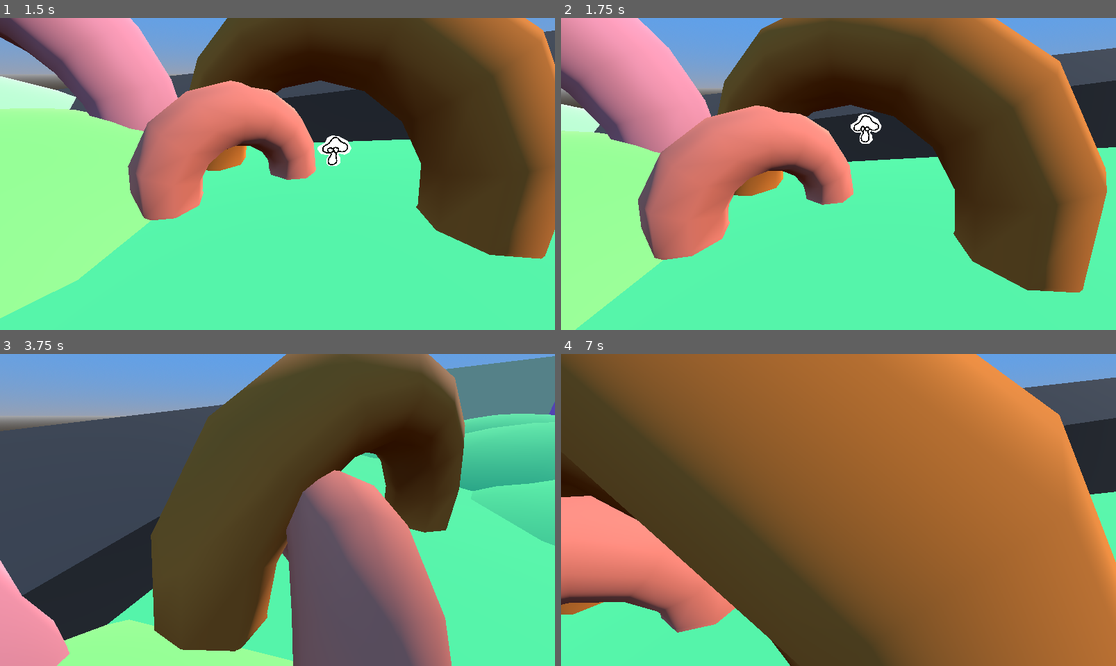
Above: before the commit, frames 1-4 (two rows, left to right).
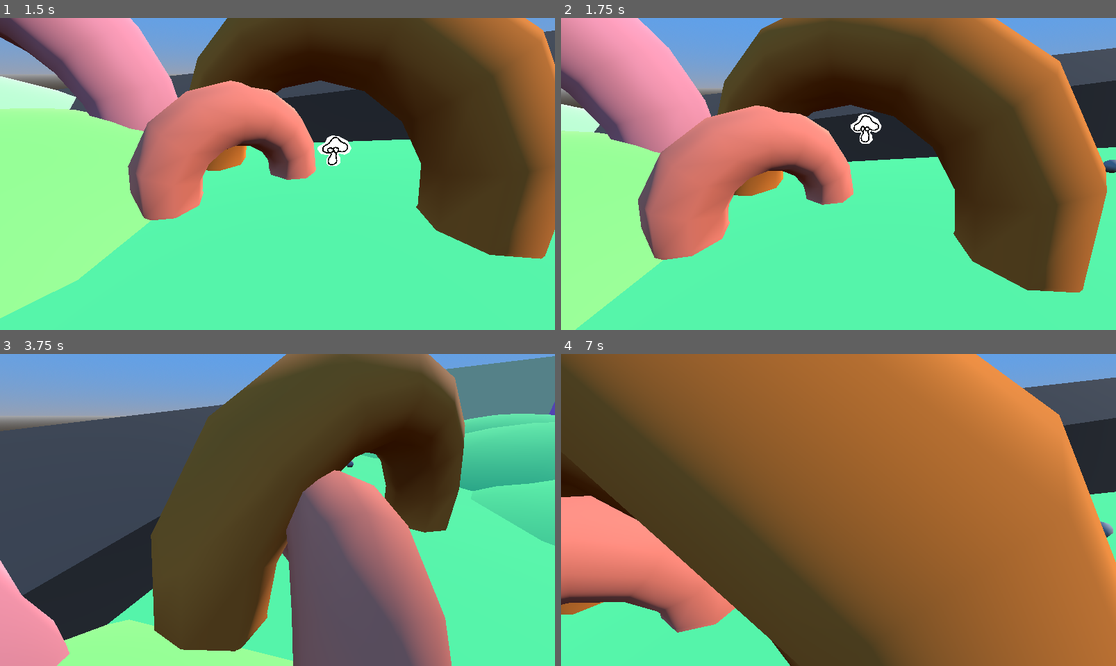
Above: after the commit, the same moments.

Repository: rvvts/mushroomgame
Game: Godot game, scene res://scenes/title_screen.tscn
Same seed, same stepped clock (60 frames per second), same inputs: the game is played once before the commit and once after it.
Inputs:
- Up to frame 1 (1.5 s): click "play" at 0.5 s; hold W (move_up) from 1.28 s (still down); tap E (command_children_come) at 1.35 s
- Up to frame 2 (1.75 s): keep holding W (move_up); tap Space (jump) at 1.52 s
- Up to frame 3 (3.75 s): tap Q (command_children_wait) at 2.1 s; tap Space (jump) at 2.27 s; release W (move_up) at 2.78 s; hold A (move_left) from 2.78 s (still down); tap Tab (cycle_camera) at 2.85 s; tap E (command_children_come) at 3.6 s
- Up to frame 4 (7 s): tap Space (jump) at 3.77, 4.52, 5.27, 6.77 s; release A (move_left) at 4.28 s; hold S (move_down) 4.28-5.03 s; tap Q (command_children_wait) at 4.35, 6.6 s; tap Enter at 5 s; hold D (move_right) 5.03-5.78 s; tap Tab (cycle_camera) at 5.1 s; hold W (move_up) 5.78-6.53 s; tap E (command_children_come) at 5.85 s; hold D (move_right) from 6.53 s (still down)

Frame 1 is identical in both runs. In frame 2, less than 0.1% of the frame differs, in the area x 97-100%, y 45-50%; in frame 3, less than 0.1%; in frame 4, less than 0.1%.

Commit message:
Start on level transition logic

Diff:
--- a/autoloads/event_bus.gd
+++ b/autoloads/event_bus.gd
@@ -2,3 +2,5 @@
 
 signal player_died
 signal camera_move(offset: Vector3) # when the camera direction changes; offset is the new camera offset from the player
+
+signal teleport_player(to: Vector3)
--- /dev/null
+++ b/autoloads/level_manager.gd
@@ -0,0 +1,18 @@
+extends Node
+
+func change_to(level: LevelResource, transition_name: String) -> void:
+    var level_scene : PackedScene = load(level.scene_path)
+    var new_level : Node = level_scene.instantiate()
+    var new_transition : LevelTransition = new_level.find_child(transition_name)
+
+    if is_instance_valid(new_transition):
+        var level_container = get_tree().root.get_node("GameplayScreen").get_children()
+        for child in level_container:
+            if child != new_level:
+                child.queue_free()
+
+        get_tree().root.get_node("GameplayScreen").add_child(new_level)
+        EventBus.emit_signal("teleport_player", new_transition.spawn_marker.global_position)
+        print(new_transition.spawn_marker.global_position)
+    else:
+        print("Transition not found in new level scene.")
--- a/components/level_resource.gd
+++ b/components/level_resource.gd
@@ -1,5 +1,15 @@
+## General purpose resource that represents a level in the game.
+## Contains the scene path and other metadata about the level.
 class_name LevelResource
 extends Resource
 
 ## The scene to load when the player enters this level.
-@export var scene: PackedScene
+@export var scene_path: String
+
+## The name of the level.
+@export var name: String
+
+## The description of the level.
+@export var description: String
+
+# So on and so forth...
--- a/components/level_transition.gd
+++ b/components/level_transition.gd
@@ -1,9 +1,15 @@
 class_name LevelTransition
 extends Area3D
 
-## Level resources contain the packed scene and other metadata.
-@export var go_to_level: LevelResource
+@export var level_resource: LevelResource
 
-## The player will be placed in front of the `area_target` when they are sent to the new scene.
-## The name should be the same as the node in the target scene.
-@export var area_target: String
+## Where the player will spawn when they enter this level.
+@export var spawn_marker: Marker3D
+
+func _ready():
+    body_entered.connect(_on_body_entered)
+
+func _on_body_entered(body: Node) -> void:
+    if body is Mommy:
+        if is_instance_valid(level_resource):
+            LevelManager.change_to(level_resource, self.name)
--- a/project.godot
+++ b/project.godot
@@ -18,6 +18,7 @@
 [autoload]
 
 EventBus="*res://autoloads/event_bus.gd"
+LevelManager="*res://autoloads/level_manager.gd"
 
 [dotnet]
 
--- /dev/null
+++ b/resources/levels/empty_level.tres
@@ -0,0 +1,7 @@
+[gd_resource type="Resource" script_class="LevelResource" load_steps=2 format=3 uid="uid://cq1olkamholfh"]
+
+[ext_resource type="Script" path="res://components/level_resource.gd" id="2_x753a"]
+
+[resource]
+script = ExtResource("2_x753a")
+scene_path = "res://scenes/empty_level.tscn"
--- a/resources/levels/placeholder_level.tres
+++ b/resources/levels/placeholder_level.tres
@@ -4,3 +4,6 @@
 
 [resource]
 script = ExtResource("1_67xoa")
+scene_path = "res://scenes/placeholder_level.tscn"
+name = ""
+description = ""
--- a/scenes/characters/mommy_mushroom.gd
+++ b/scenes/characters/mommy_mushroom.gd
@@ -11,6 +11,7 @@
 # collision layer = none
 # collision mask = 32 (camera_zone)
 #===============================================================================
+class_name Mommy
 extends CharacterBody3D
 
 var speed := 10.0
@@ -28,6 +29,7 @@
 func _ready():
 	add_to_group("parents")
 	EventBus.camera_move.connect(_on_camera_move)
+	EventBus.teleport_player.connect(_on_teleport_player)
 
 func _on_camera_move(offset: Vector3):
 	offset.y = 0
@@ -111,3 +113,9 @@
 func _on_child_detector_body_entered(body):
 	if body.is_in_group("children"):
 		body.parent_mushroom = self
+
+func _on_teleport_player(position: Vector3):
+	global_position = position
+	velocity = Vector3.ZERO
+	horizontal_camera_angle = new_horizontal_camera_angle
+	is_secondary_angle = false
--- a/scenes/characters/mommy_mushroom.tscn
+++ b/scenes/characters/mommy_mushroom.tscn
@@ -65,6 +65,7 @@
 radius = 5.0
 
 [node name="MommyMushroom" type="CharacterBody3D"]
+transform = Transform3D(1, 0, 0, 0, 1, 0, 0, 0, 1, 0, 1.3, 0)
 collision_layer = 256
 script = ExtResource("1_q4qni")
 
--- /dev/null
+++ b/scenes/empty_level.tscn
@@ -0,0 +1,34 @@
+[gd_scene load_steps=6 format=3 uid="uid://co7ao46o3myvo"]
+
+[ext_resource type="PackedScene" uid="uid://ca7k7bnoi28aj" path="res://scenes/util/level_transition.tscn" id="1_cpxqw"]
+[ext_resource type="Resource" uid="uid://3xpgv8s41pt6" path="res://resources/levels/placeholder_level.tres" id="2_bddq5"]
+[ext_resource type="PackedScene" uid="uid://8mieo3lk4xkx" path="res://scenes/characters/mommy_mushroom.tscn" id="3_wtu4k"]
+[ext_resource type="PackedScene" uid="uid://bkmu8pko6vnxc" path="res://scenes/player_camera.tscn" id="4_ejxx0"]
+
+[sub_resource type="BoxShape3D" id="BoxShape3D_ayj7t"]
+
+[node name="EmptyLevel" type="Node3D"]
+
+[node name="CSGBox3D" type="CSGBox3D" parent="."]
+transform = Transform3D(1, 0, 0, 0, 1, 0, 0, 0, 1, 0, -0.5, 0)
+use_collision = true
+size = Vector3(69, 1, 42.6077)
+
+[node name="TransTest" parent="." instance=ExtResource("1_cpxqw")]
+transform = Transform3D(1, 0, 0, 0, 1, 0, 0, 0, 1, 17, 0, 0)
+level_resource = ExtResource("2_bddq5")
+
+[node name="CollisionShape3D" parent="TransTest" index="0"]
+transform = Transform3D(1, 0, 0, 0, 1, 0, 0, 0, 1, 0, 0.5, 0)
+shape = SubResource("BoxShape3D_ayj7t")
+
+[node name="Spawn" parent="TransTest" index="1"]
+transform = Transform3D(1, 0, 0, 0, 1, 0, 0, 0, 1, -4.1, 2, 0)
+
+[node name="MommyMushroom" parent="." instance=ExtResource("3_wtu4k")]
+transform = Transform3D(1, 0, 0, 0, 1, 0, 0, 0, 1, 0, 0.9, 0)
+
+[node name="PlayerCamera" parent="." node_paths=PackedStringArray("target") instance=ExtResource("4_ejxx0")]
+target = NodePath("../MommyMushroom")
+
+[editable path="TransTest"]
--- a/scenes/placeholder_level.tscn
+++ b/scenes/placeholder_level.tscn
@@ -1,12 +1,12 @@
-[gd_scene load_steps=29 format=3 uid="uid://2flvnykf3dus"]
+[gd_scene load_steps=30 format=3 uid="uid://2flvnykf3dus"]
 
 [ext_resource type="PackedScene" uid="uid://c04mps4vtadtj" path="res://scenes/camera_zone.tscn" id="1_hb5eo"]
+[ext_resource type="PackedScene" uid="uid://ca7k7bnoi28aj" path="res://scenes/util/level_transition.tscn" id="2_c8f7d"]
 [ext_resource type="PackedScene" uid="uid://bkmu8pko6vnxc" path="res://scenes/player_camera.tscn" id="2_rr7qt"]
+[ext_resource type="Resource" uid="uid://cq1olkamholfh" path="res://resources/levels/empty_level.tres" id="3_5j3e5"]
 [ext_resource type="PackedScene" uid="uid://8mieo3lk4xkx" path="res://scenes/characters/mommy_mushroom.tscn" id="3_5m5ap"]
 [ext_resource type="PackedScene" uid="uid://b08x1mfiagp7i" path="res://scenes/baby_mushroom.tscn" id="4_0fwhk"]
 [ext_resource type="PackedScene" uid="uid://uoxb2tl7bwby" path="res://scenes/ice_cream_truck.tscn" id="5_0w5ds"]
-[ext_resource type="Script" path="res://components/level_transition.gd" id="6_6ksb2"]
-[ext_resource type="Resource" uid="uid://3xpgv8s41pt6" path="res://resources/levels/placeholder_level.tres" id="7_lbjmy"]
 
 [sub_resource type="StandardMaterial3D" id="StandardMaterial3D_lm1rx"]
 albedo_color = Color(0.368627, 0.964706, 0.545098, 1)
@@ -62,6 +62,9 @@
 
 [sub_resource type="BoxShape3D" id="BoxShape3D_i7e1f"]
 size = Vector3(150, 20, 50)
+
+[sub_resource type="BoxShape3D" id="BoxShape3D_vn1ly"]
+size = Vector3(5, 5, 5)
 
 [sub_resource type="ProceduralSkyMaterial" id="ProceduralSkyMaterial_o6xna"]
 sky_top_color = Color(0.345098, 0.627451, 0.941176, 1)
@@ -327,6 +330,22 @@
 [node name="CollisionShape3D" type="CollisionShape3D" parent="CameraZones/CameraZone5"]
 shape = SubResource("BoxShape3D_i7e1f")
 
+[node name="LevelTransitions" type="Node3D" parent="."]
+
+[node name="TransTest" parent="LevelTransitions" instance=ExtResource("2_c8f7d")]
+transform = Transform3D(0.818751, 0, 0.574148, 0, 1, 0, -0.574148, 0, 0.818751, 24.0239, -0.569909, -3.40614)
+level_resource = ExtResource("3_5j3e5")
+
+[node name="CollisionShape3D" parent="LevelTransitions/TransTest" index="0"]
+transform = Transform3D(1, 0, 0, 0, 1, 0, 0, 0, 1, 0, 2.6, 0)
+shape = SubResource("BoxShape3D_vn1ly")
+
+[node name="Spawn" parent="LevelTransitions/TransTest" index="1"]
+transform = Transform3D(1, 0, 0, 0, 1, 0, 0, 0, 1, -8.59766, 1.69887, 2.0784)
+
+[node name="CSGSphere3D" type="CSGSphere3D" parent="LevelTransitions/TransTest"]
+transform = Transform3D(1, 0, 0, 0, 1, 0, 0, 0, 1, 0, 1.1, 0)
+
 [node name="Label3D" type="Label3D" parent="."]
 transform = Transform3D(1, 0, 0, 0, 1, 0, 0, 0, 1, 95.8321, 19.188, 54.1228)
 billboard = 1
@@ -357,6 +376,4 @@
 [node name="IceCreamTruck" parent="." instance=ExtResource("5_0w5ds")]
 transform = Transform3D(0.819152, 0, -0.573576, 0, 1, 0, 0.573576, 0, 0.819152, 12, 4, 57)
 
-[node name="LevelTransition" type="Area3D" parent="."]
-script = ExtResource("6_6ksb2")
-go_to_level = ExtResource("7_lbjmy")
+[editable path="LevelTransitions/TransTest"]
--- /dev/null
+++ b/scenes/util/level_transition.tscn
@@ -0,0 +1,14 @@
+[gd_scene load_steps=2 format=3 uid="uid://ca7k7bnoi28aj"]
+
+[ext_resource type="Script" path="res://components/level_transition.gd" id="1_tgnv6"]
+
+[node name="LevelTransition" type="Area3D" node_paths=PackedStringArray("spawn_marker")]
+collision_layer = 0
+collision_mask = 256
+monitorable = false
+script = ExtResource("1_tgnv6")
+spawn_marker = NodePath("Spawn")
+
+[node name="CollisionShape3D" type="CollisionShape3D" parent="."]
+
+[node name="Spawn" type="Marker3D" parent="."]
